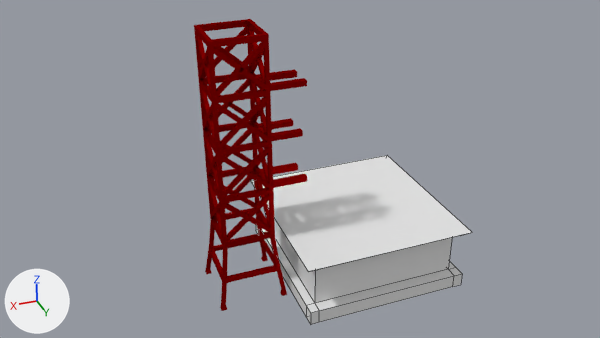
A saved change to the Blender file Assets/models/LaunchTower.blend.
Camera for both pictures: the file's camera 'Camera'. Lighting does not change. The marker at lower left points along +X, +Y and +Z. Mesh edges are drawn as thin lines on the coarser meshes.

Before the edit, the objects in view are built like this:
```python
me_cube = bpy.data.meshes.new('Cube')
me_cube.from_pydata(...)  # 404 vertices, 572 faces; spans x -27.8..22.8, y -17.8..17.8, z -1.2..1.2
me_cube.materials.append(mat_material_001)
me_cube_002 = bpy.data.meshes.new('Cube.002')
me_cube_002.from_pydata(...)  # 52 vertices, 46 faces, 4 loose edges; spans x -1.1..1.1, y -1.1..1.1, z -0.91..1.53
ob_launchpad = bpy.data.objects.new('Launchpad', me_cube_002)
ob_launchpad.location = (0.0, 0.0, 1.38)
ob_launchpad.scale = (-2.07, 2.16, 0.71)
ob_tower = bpy.data.objects.new('Tower', me_cube)
ob_tower.location = (2.97, 0.03, 4.23)
ob_tower.scale = (0.0509, 0.0509, 2.94)
```
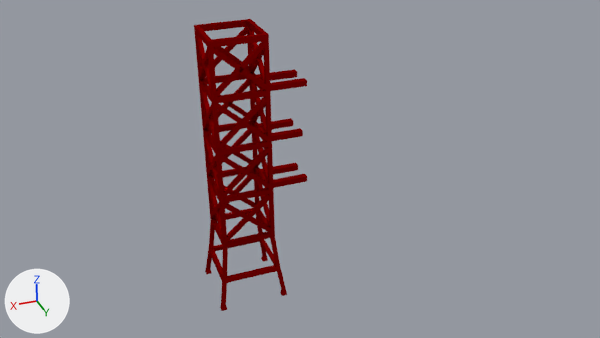
The newer file is also turned or shifted as a whole; pictures and numbers use the older file's frame.

Location of each change, (x1, y1, x2, y2) in pixels of the pictures (600 x 338 px):
'Launchpad', deleted
    before: (251, 155, 472, 325)

The edits, one by one:
Object 'Launchpad' (ob_launchpad) is deleted.
